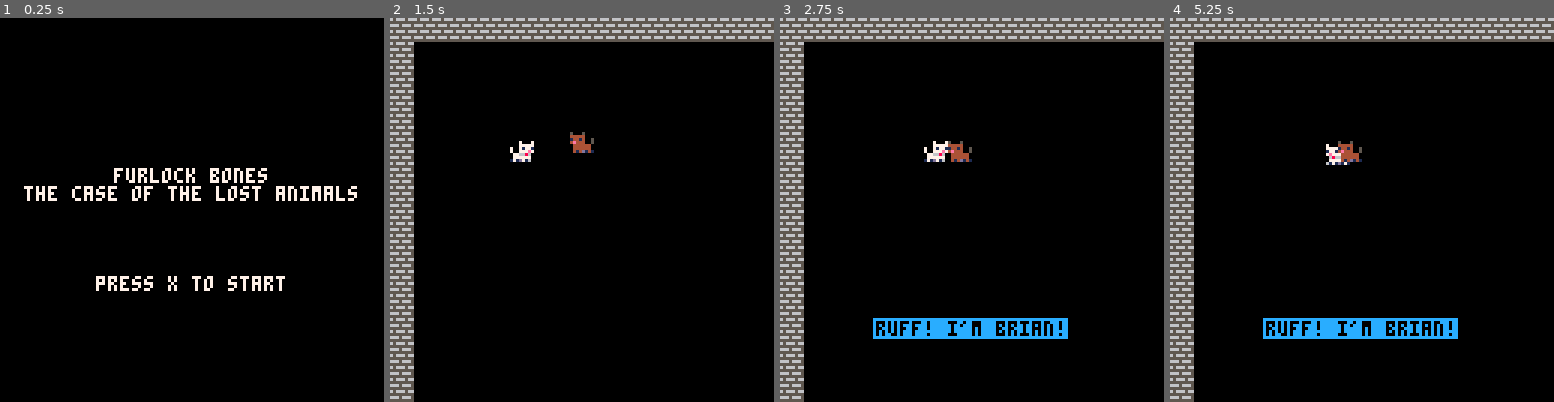
Above: before the commit, frames 1-4 (left to right).
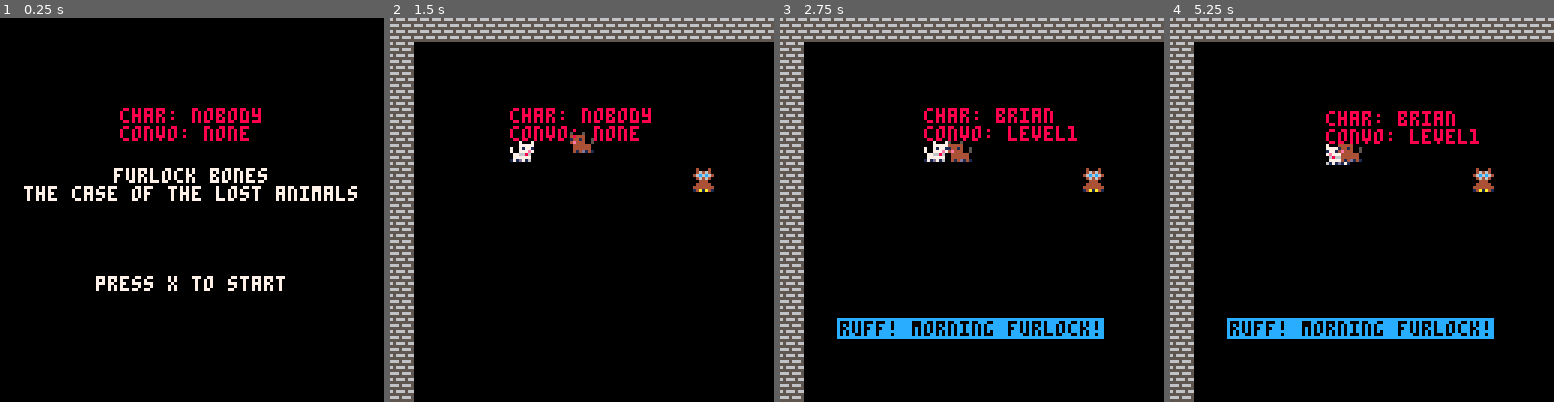
Above: after the commit, the same moments.

Repository: Mackeriah/FurlockBones-game
Game: PICO-8 cartridge furlock bones.p8
The game is run twice, just before and just after one commit, with the same random seed, the same clock (stepped at 60 frames per second) and the same inputs.
Inputs:
- Up to frame 1 (0.25 s): no input
- Up to frame 2 (1.5 s): tap X (X key) at 0.33, 1.07 s; tap O (Z key) at 0.7 s
- Up to frame 3 (2.75 s): hold Right 1.6-2.1 s; tap O (Z key) at 1.7, 2.1, 2.5 s; tap X (X key) at 1.85 s; hold Up 2.15-2.42 s; hold Right from 2.47 s (still down)
- Up to frame 4 (5.25 s): tap O (Z key) every 0.4 s from 2.9 to 4.9 s; tap X (X key) at 2.97, 4.08, 5.2 s; release Right at 3.03 s; hold Left 3.08-3.58 s; hold Down 3.63-3.97 s; hold Right 4.02-4.68 s; hold Up 4.73-5.03 s; hold Left from 5.08 s (still down)

The runs differ from the first frame. In frame 1, 1.2% of the frame differs, in the area x 31-68%, y 23-33%; in frame 2, 1.4%; in frame 3, 2.9%, in the area x 14-85%, y 23-84%; in frame 4, 2.9%.

Commit message:
various
- added wise old owl
- extending some functions for multiple use
- other

Diff:
--- a/furlock bones.p8
+++ b/furlock bones.p8
@@ -20,6 +20,7 @@
 	anim_wait = 0.1
 	create_player()
 	create_brian()
+	create_owl()
 	init_conversation_text()
 	poke(0x5f5c, 255) -- this means a held button (btnp) only registers once
 	readingSign = false
@@ -35,6 +36,7 @@
 _[0] = false
 _[1] = true
 
+-- put this in a function and run it on _init
 -- create 6-bit table (used for map swapping)
 chr6,asc6,char6={},{},"abcdefghijklmnopqrstuvwxyz.1234567890 !@#$%,&*()-_=+[{]};:'|<>/?"
 for i=0,63 do
@@ -62,6 +64,9 @@
 		--printh(squish, "temp", 1)
 	end
 	musicControl()
+
+	if (owl_collision(player.x,player.y,owl.x,owl.y)) == true then
+	end
 end
 
 function _draw()
@@ -72,9 +77,9 @@
 		if text.active == true then draw_conversation()	end -- draw player conversations when required
 	end
 	-- if (debug_mode == true) then
-	-- 	print("player x: "..player.x,player.x,player.y-10,8)
-	-- 	print(camera_x)
-	-- end
+	--print("player x: "..player.x,player.x,player.y-10,8)
+	print("char: "..text.character,player.x,player.y-10,8)
+	print("convo: "..conversation_state)
 end
 
 function camera_follow_player()
@@ -97,6 +102,7 @@
 	spr(126,80,24,1,1,1)
  	spr(player.sprite,player.x,player.y,1,1,player.direction==-1)
 	spr(brian.sprite,brian.x,brian.y,1,1,brian.direction==-1)
+	spr(owl.sprite,owl.x,owl.y,1,1,1)
 end
 
 -->8
@@ -133,7 +139,7 @@
 end
 
 function move_player()
-	if conversation_state != "level2" then	-- if talking then don't walk away, it's rude.
+	if conversation_state != "level1" then	-- if talking then don't walk away, it's rude.
 		--when the user tries to move, only add the acceleration to the current speed.
 		if (btn(⬅️)) then
 			player.velocity_x -= player.acceleration
@@ -220,7 +226,7 @@
 		readingSign = true
 	elseif not (is_sign(player, player.velocity_x, player.velocity_y)) and readingSign == true then
 		readingSign = false
-		conversation_state = "level0"
+		conversation_state = "none"
 		text.active = false
 	end
 end
@@ -234,6 +240,13 @@
 	brian.sprite = 5
 	brian.speed = 0.2
 	brian.direction = -1
+end
+
+function create_owl()
+	owl={}
+	owl.x = 100
+	owl.y = 50
+	owl.sprite = 6
 end
 
 function move_brian()
@@ -267,21 +280,38 @@
 function brian_collision(playerx,playery,charx,chary)
 	if charx +10 > playerx and charx < playerx +10 and chary +10 > playery and chary < playery +10 then
 	brian.speed = 0
-  		if conversation_state == "level0" then
-			conversation_state = "level1"
-			talking_to = "brian"
+  		if conversation_state == "none" then
+			conversation_state = "start"
+			text.character = "brian"
 			notNowBrian = true
 			brianWaiting = time()
 		end
 	else
-		if talking_to == "brian" then -- if player walks away instead of starting conversation
+		if text.character == "brian" then -- if player walks away instead of starting conversation
 			brian.speed = 0.2
-			conversation_state = "level0"
-			talking_to = "nobody"
+			conversation_state = "none"
+			text.character = "nobody"
 			text.active = false
 		end
  	end
 end
+
+function owl_collision(playerx,playery,charx,chary)
+	if charx +10 > playerx and charx < playerx +10 and chary +10 > playery and chary < playery +10 then
+  		if conversation_state == "none" then
+			conversation_state = "start"
+			text.character = "owl"
+		end
+	else
+		if text.character == "owl" then -- if player walks away instead of starting conversation
+			conversation_state = "none"
+			text.character = "nobody"
+			text.active = false
+		end
+ 	end
+end
+
+
 
 -->8
 -- player collision functions
@@ -359,24 +389,16 @@
 
 function is_sign(object,direction_x,direction_y)
 	-- copy of can_move so should refactor to work for both rather than duplicate it like this
-	--this function takes an object (only player currently) and it's x,y speed. It uses these
-	--to check the four corners of the object to see it can move into that spot. (a map tile
-	--marked as solid would prevent movement into that spot.)
-	-- capture x,y coords for where trying to move
 	local next_left = object.x + direction_x
 	local next_right = object.x + direction_x + object.width
 	local next_top = object.y + direction_y
 	local next_bottom = object.y + direction_y + object.height
 
-	-- get x,y for each corner based on where trying to move, then use solid to convert that to a
-	-- map tile location and check if any solid sprites there
 	local top_left_solid = nextToSign(next_left, next_top)
 	local btm_left_solid = nextToSign(next_left, next_bottom)
 	local top_right_solid = nextToSign(next_right, next_top)
 	local btm_right_solid = nextToSign(next_right, next_bottom)
 
-	--if all of those locations are NOT solid, the object can move into that spot.
-	-- this is why it's return NOT so we get (I think) a true returned as if all 4 are false we can move there
 	return (top_left_solid or btm_left_solid or	top_right_solid or btm_right_solid)
 end
 
@@ -389,7 +411,12 @@
 	local map_sprite = mget(map_x,map_y)
 	-- and get what flag it has set
 	local flag = fget(map_sprite)
-	return flag == 1
+	if flag == 1 then
+		return flag == 1 -- I'm using the first flag (1) for solid objects
+	end
+	-- if flag == 128 then
+	-- 	return flag == 128 -- I'm using the last flag (128) for signs
+	-- end
 end
 
 function nextToSign(x,y)
@@ -397,27 +424,43 @@
 	local map_y = flr(y/8)
 	local map_sprite = mget(map_x,map_y) -- find what sprite is at map x,y
 	local flag = fget(map_sprite) -- and get what flag it has set
-	return flag == 128 -- I'm using the last flag (128) for signs
+	if flag == 128 then
+		return flag == 128 -- I'm using the last flag (128) for signs
+	end
 end
 
 -->8
 -- conversation and text functions
 function conversation_system()
-	-- level0 == no conversation
-	-- level1 == player can choose to start conversation
-	-- level2 == player now in a conversation
-	if conversation_state == "level1" then
+	-- none == no conversation
+	-- start == player can choose to start conversation
+	-- level1 == player now in a conversation
+	if conversation_state == "start" then
 		new_conversation({"press x to talk"})
 		if (btnp(❎)) then
+			conversation_state = "level1"
+		end
+	elseif conversation_state == "level1" and text.character == "brian" then
+		new_conversation({"ruff! morning furlock!"})
+		if (btnp(❎)) then
 			conversation_state = "level2"
 		end
-	elseif conversation_state == "level2" and talking_to == "brian" then
-		new_conversation({"ruff! i'm brian!"})
+	elseif conversation_state == "level2" and text.character == "brian" then
+		new_conversation({"i dont have anything","else to say!","bye!"})
 		if (btnp(❎)) then
-			conversation_state = "level3"
-		end
-	elseif conversation_state == "level3" and talking_to == "brian" then
-		new_conversation({"i dont have anything","else to say!","bye!"})
+			conversation_state = "none"
+		end
+
+	elseif conversation_state == "level1" and text.character == "owl" then
+		new_conversation({"hmm, what now furlock?"})
+		if (btnp(❎)) then
+			conversation_state = "level2"
+		end
+	elseif conversation_state == "level2" and text.character == "owl" then
+		new_conversation({"hurrumph!"})
+		if (btnp(❎)) then
+			conversation_state = "none"
+		end
 
 	elseif conversation_state == "sign" and player.x < 310 then
 		new_conversation({"press x to read sign"})
@@ -450,8 +494,8 @@
 	text = {} -- create empty array to store multiple strings
 	text.active = false -- initialise to false
 	text.string = {} -- empty array to store individual string?
-	conversation_state = "level0" -- semi-related code
-	talking_to = "nobody" -- semi-related code
+	text.character = "nobody"
+	conversation_state = "none" -- semi-related code
 end
 
 function new_conversation(txt)
@@ -608,14 +652,14 @@
 map0 = "ac_?@m=?t<6rh>pbp<ppam=? a6c?l_dgj[qh>?ap<ppam=?0aafli=d8<6ipi=d8<6i?5-dej{uf>?ap<ppam=?!a-?m-ahn<pbpy{v?t-d?+d …(252 unchanged characters)…
 
 __gfx__
-000000000000000000000000000700070007000700000000000000000000000000000000444b444bbbbbbbccbbbbbccc55555555cccccccc555ccc7ccccccccc
-000000000007000700070007000777770007777700050005000000000000000000000000444444bbbbbbbcccbbbbcccc455454457ccccc7c55cccccccccc7ccc
-007007000007777700077777700717717007177100044444000000000000000000000000444444bbbbbbccccbbbccccc44444444cccccccc5ccccccccccccccc
-000770007007177170071771700777e7700777e75004144100000000000000000000000044444bbbbbbbccccbbbbcccc44444444cccccccccccccccccccccc7c
-00077000700777e7700777e70776686007766860500444e4000000000000000000000000444b444bbbbcccccbbbbcccc44444444cccccccccc7cccccc7cccccc
-007007000776686007766860077777700777777004444440000000000000000000000000444444bbbbbbccccbbbbcccc444444445ccc7ccccccccccccccccccc
-00000000077777700777777070d0070670d07060044444400000000000000000000000004444bbbbbbbbccccbbbbcccc4444444455cccccccccccc7ccccccccc
-00000000171d7160171d17160111110001111100141d41400000000000000000000000004b44b4bbbbbcccccbbbbbccc44444444555ccccccccccccccccccccc
+000000000000000000000000000700070007000700000000040004000000000000000000444b444bbbbbbbccbbbbbccc55555555cccccccc555ccc7ccccccccc
+000000000007000700070007000777770007777700050005046464000000000000000000444444bbbbbbbcccbbbbcccc455454457ccccc7c55cccccccccc7ccc
+00700700000777770007777770071771700717710004444446c6c6400000000000000000444444bbbbbbccccbbbccccc44444444cccccccc5ccccccccccccccc
+000770007007177170071771700777e7700777e75004144104646400000000000000000044444bbbbbbbccccbbbbcccc44444444cccccccccccccccccccccc7c
+00077000700777e7700777e70776686007766860500444e4004440000000000000000000444b444bbbbcccccbbbbcccc44444444cccccccccc7cccccc7cccccc
+007007000776686007766860077777700777777004444440044444000000000000000000444444bbbbbbccccbbbbcccc444444445ccc7ccccccccccccccccccc
+00000000077777700777777070d0070670d07060044444404444444000000000000000004444bbbbbbbbccccbbbbcccc4444444455cccccccccccc7ccccccccc
+00000000171d7160171d17160111110001111100141d414014a1a41000000000000000004b44b4bbbbbcccccbbbbbccc44444444555ccccccccccccccccccccc
 bbbbbbbbbbbbbbbbbbbbb9bbc44cc44cb44bb44bbbb33bbb000000000000000000000000b444b444444444444444444455d5cccc44444444bbbbbbbbccccc555
 bbbbbbbbbbbbbbbbbbbb9bbb9999999999999999bb31b3bb000000000000000000000000bb4444444444d44444444444455d55cc44444444bbbbbbbbcccccc55
 bbbbddbbbb224444444944bb4444444444444444b33b331b000000000000000000000000bb44444444444d44444444444455555c544545545bb5b55bccc7ccc5
@@ -803,7 +847,7 @@
 
 
 __gff__
-0000000000020000800000000000010100010180800100000100000000000001010001010101010100000000010000000000000000000101000000000000000001010000010101010000000000000101010100000100010100000000000001010101000000000101000000000000010101010000000001010000000000000101
+0000000000020200800000000000010100010180800100000100000000000001010001010101010100000000010000000000000000000101000000000000000001010000010101010000000000000101010100000100010100000000000001010101000000000101000000000000010101010000000001010000000000000101
 0101000001000001010100000000000001010000010000010101000000000000010101010100000001010000000000000101010001010000010101000000000000000000000000000000000000000000000000000000000000000000000000000000000000000000000000000000000000000000000000000000000000000000
 __map__
 232323232323232323232323232323232323232323232323232323232323232323232323232323230f0f0f0f0f0f0f0f0f0f0f0f0f0f0f0f0f0f0f0f46470f0f0f0f0f00000000000000000000000000000000000000000000000000000000000000000000000000000000000000000000000000000000000000000000000000
